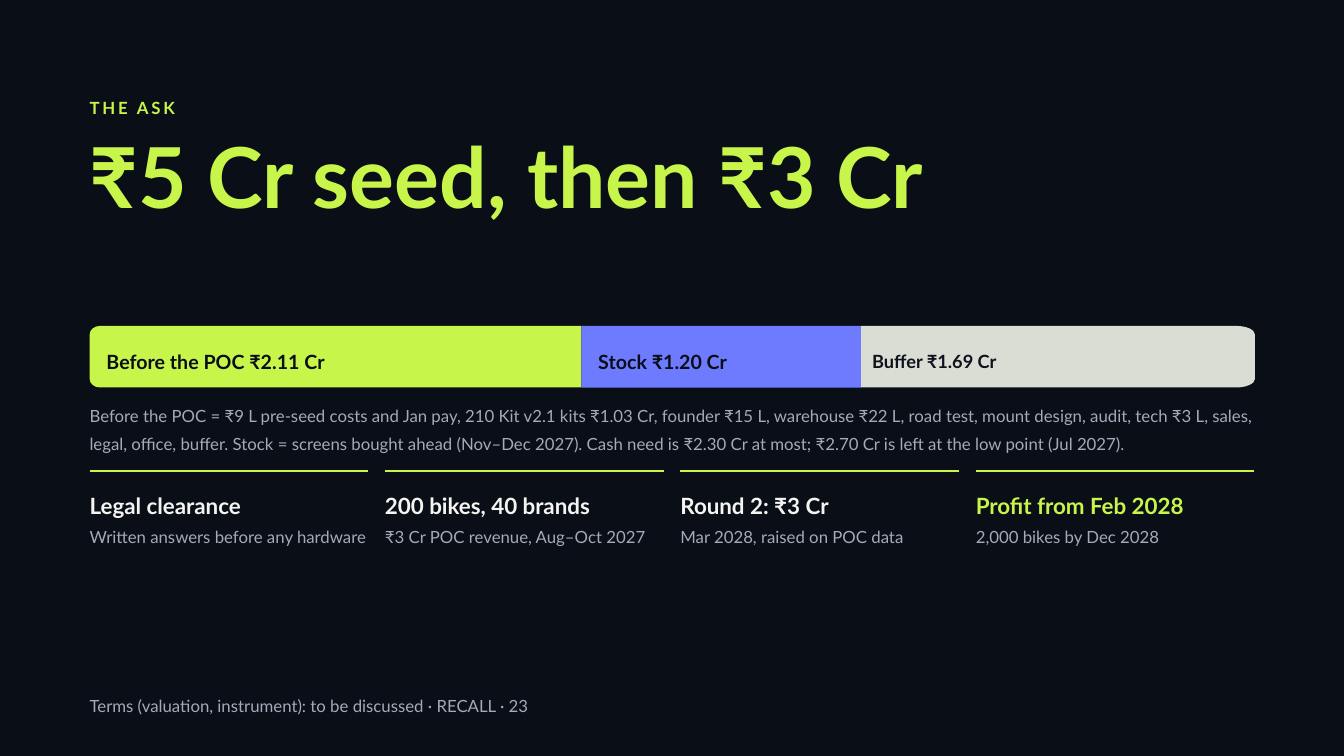
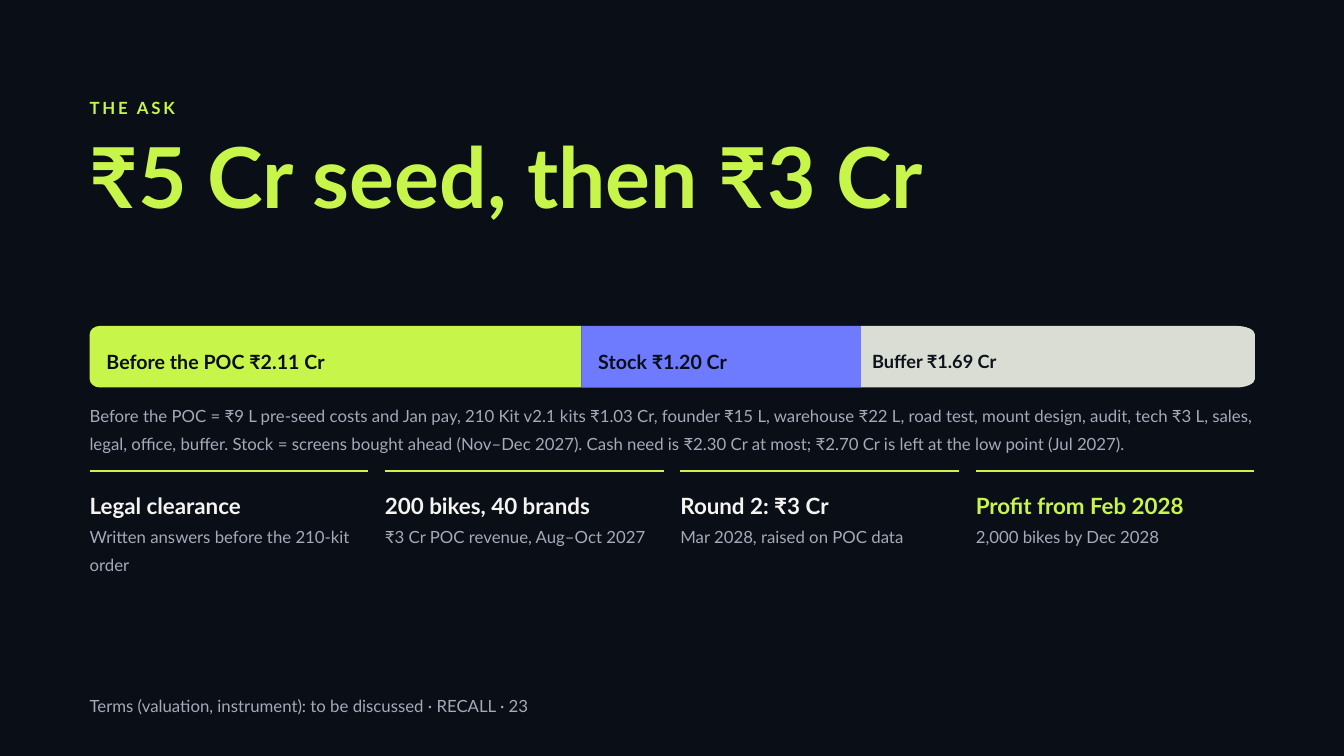
Before and after one commit to Picorus/recall-platform, a slide deck: slide 23 of docs/investor/01_RECALL_Investor_Deck_v5.4.pptx. Drawn at 1344x756 pixels with LibreOffice and Linux fonts; fonts in the diff are those of the drawing. Boxes give left, top, right and bottom in pixels: in the first picture for what was removed or moved away, otherwise in the second. Text is boxed around its words. In the diff, an @@ line names an element or a change of style, - is before the commit and + after.

```diff
--- a/docs/investor/01_RECALL_Investor_Deck_v5.4.pptx
+++ b/docs/investor/01_RECALL_Investor_Deck_v5.4.pptx
@@ text at (90, 530, 350, 571): text changed @@
-Written answers before any hardware
+Written answers before the 210-kit order
```
Also in this commit, not shown: 8 other slides changed, 9 other files.
